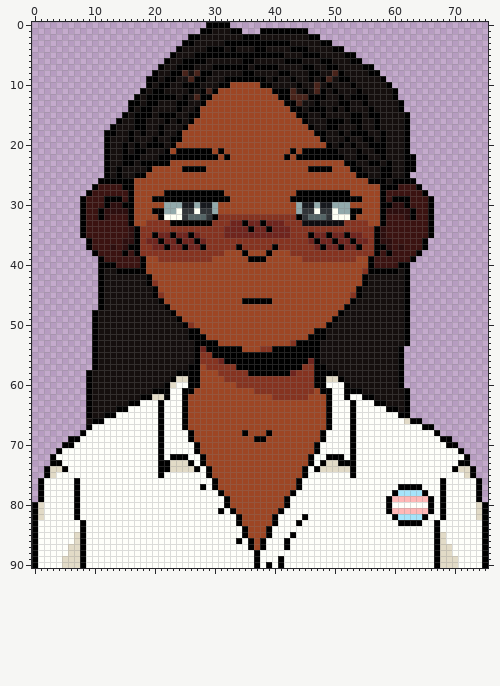
Two states of a sprite sheet, assets/RCP_tired.png. Above, as it was before the edit.
The file is 76x91 pixels. Colours within 5 levels of each other are drawn and written as one.
And afterwards:
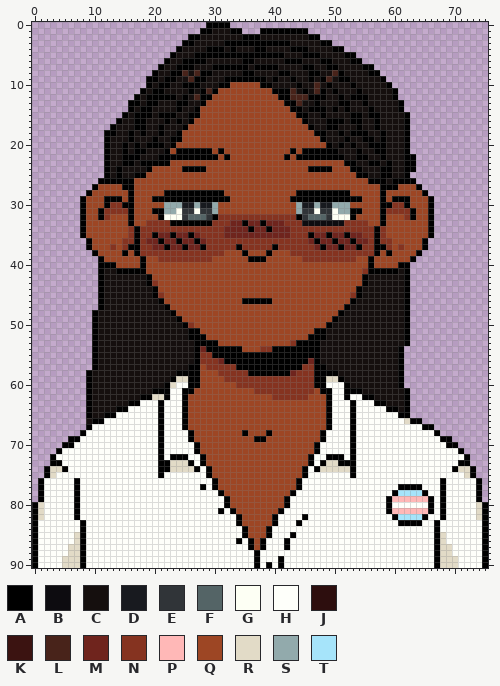
Palette (. is transparent): A #000000  B #0d0c10  C #150f0e  D #181a1f  E #303438  F #546466  G #fdfff4  H #fefffa  J #2d0e0e  K #3b1311  L #48231a  M #6f241d  N #853320  P #ffb8b7  Q #9d4624  R #e2dbc7  S #92aaac  T #a6e4fa
The exact change:
y 27: x 11..14 KKKK -> QQQQ; x 61..63 KKK -> QQQ
y 28: x 10..15 KKKKKK -> QQQQQQ; x 59..64 KKKKKK -> QQQQQQ
y 29: x 9..11 KKK -> QQQ; x 15 K -> Q; x 59 K -> Q; x 63..65 KKK -> QQQ
y 30: x 9..11 KKK -> QQQ; x 13..14 JJ -> NN; x 60..61 JJ -> NN; x 63..65 KKK -> QQQ
y 31: x 9..10 KK -> QQ; x 12..15 JJJJ -> NNNN; x 59..62 JJJJ -> NNNN; x 64..65 KK -> QQ
y 32: x 9..10 KK -> QQ; x 12..15 JKKK -> NQQQ; x 59..62 KKKJ -> QQQN; x 64..65 KK -> QQ
y 33: x 9..15 KKKKKKK -> QQQQQQQ; x 59..65 KKKKKKK -> QQQQQQQ
y 34..35: x 9..16 KKKKKKKJ -> QQQQQQQN; x 58..65 JKKKKKKK -> NQQQQQQQ
y 36: x 10..16 KKKKKJJ -> QQQQQNN; x 58..64 JJKKKKK -> NNQQQQQ
y 37: x 10..15 KKKJKJ -> QQQNQN; x 59..64 JKJKKK -> NQNQQQ
y 38: x 11..14 KKKK -> QQQQ; x 16 K -> Q; x 58 K -> Q; x 60..63 KKKK -> QQQQ
y 39: x 12..17 KKKKKK -> QQQQQQ; x 57..62 KKKKKK -> QQQQQQ
y 40: x 14..17 KKKK -> QQQQ; x 57..60 KKKK -> QQQQ
Where, in picture pixels (left, top, right, bottom), the same in both pictures:
changed: (86, 184, 140, 268)
changed: (374, 184, 428, 268)
